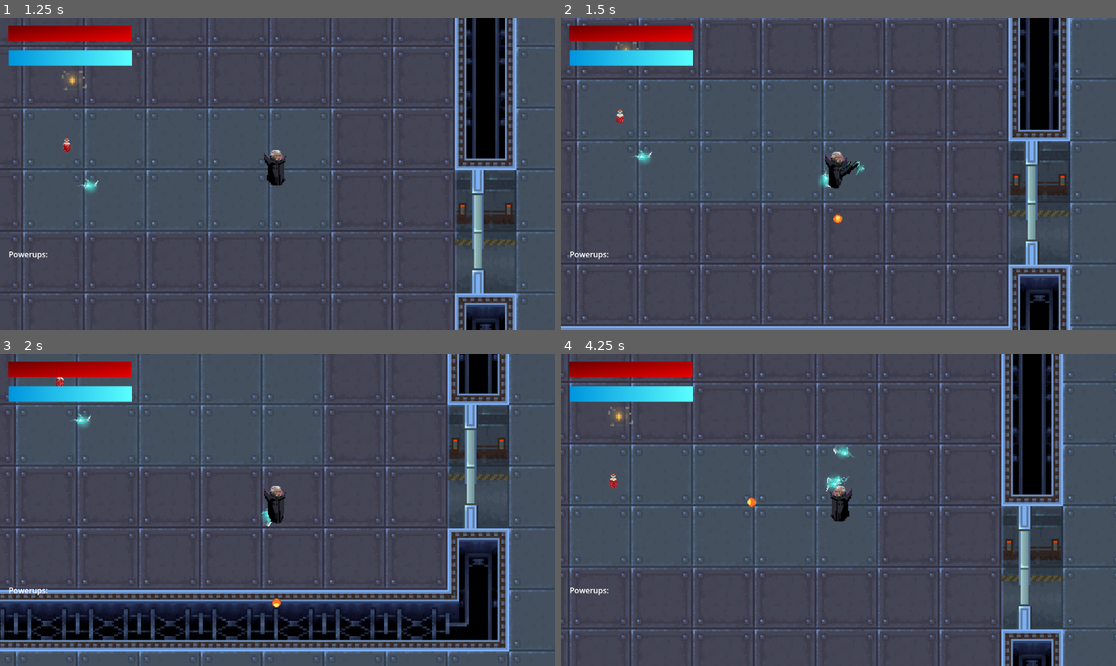
Above: before the commit, frames 1-4 (two rows, left to right).
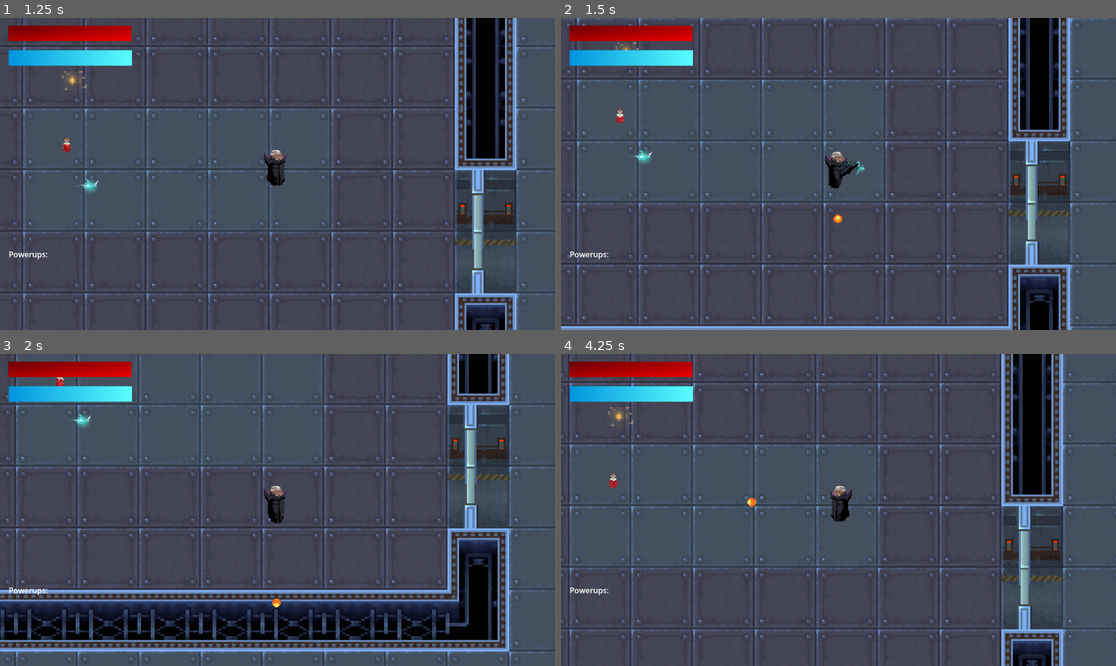
Above: after the commit, the same moments.

Repository: brianxiaodev/bloodmoon
Game: Godot game, scene res://scenes/intro_video.tscn
Two runs of this game, one before a commit and one after it. Both use one fixed random seed, a clock stepped at 60 frames per second and the inputs below. Video files are missing from this copy of the repository; at most half a second of black plays in their place.
Inputs:
- Up to frame 1 (1.25 s): tap Enter (ui_accept) at 0.5, 0.77 s; hold Right (ui_right) from 0.53 s (still down); hold Shift (dash) from 0.53 s (still down)
- Up to frame 2 (1.5 s): release Right (ui_right) at 1.28 s; release Shift (dash) at 1.28 s; hold Down (ui_down) from 1.28 s (still down); tap Space (shoot) at 1.35 s
- Up to frame 3 (2 s): keep holding Down (ui_down); tap Enter (ui_accept) at 1.52 s
- Up to frame 4 (4.25 s): release Down (ui_down) at 2.03 s; hold Right (ui_right) 2.03-2.78 s; hold Z (stealth) 2.03-2.78 s; hold Up (ui_up) 2.78-3.53 s; tap Shift (dash) at 2.85 s; tap Enter (ui_accept) at 3.02, 3.77 s; hold Left (ui_left) from 3.53 s (still down); hold Space (shoot) from 3.53 s (still down)

Frame 1 is identical in both runs. In frame 2, less than 0.1% of the frame differs, in the area x 46-49%, y 48-55%; in frame 3, less than 0.1%; in frame 4, 0.2%, in the area x 47-54%, y 29-45%.

Commit message:
fixed health potion crash on enemy pickup

Diff:
--- a/scripts/healthpotion.gd
+++ b/scripts/healthpotion.gd
@@ -7,8 +7,6 @@
 	$AnimatedSprite2D.play()
 
 func _on_body_entered(body: Node2D) -> void:
-	if player:
-		print("found player")
-	if body == player:
+	if body.has_method("heal"):
 		body.heal(heal_amount)
-		queue_free()
+	queue_free()
--- a/scripts/vampire.gd
+++ b/scripts/vampire.gd
@@ -49,7 +49,7 @@
 
 
 func _ready():
-	bats_active = true
+	#bats_active = true
 	pass
 
 func _physics_process(_delta: float) -> void:
